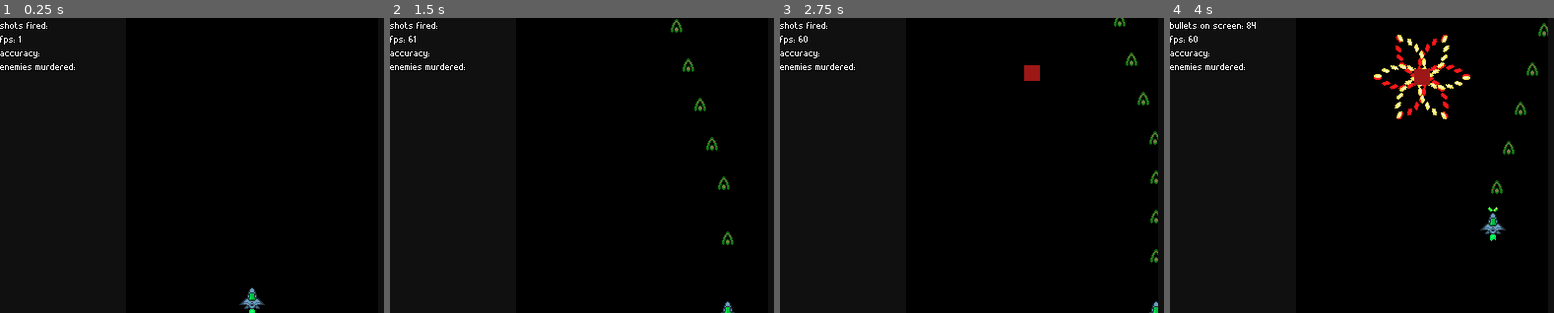
Above: before the commit, frames 1-4 (left to right).
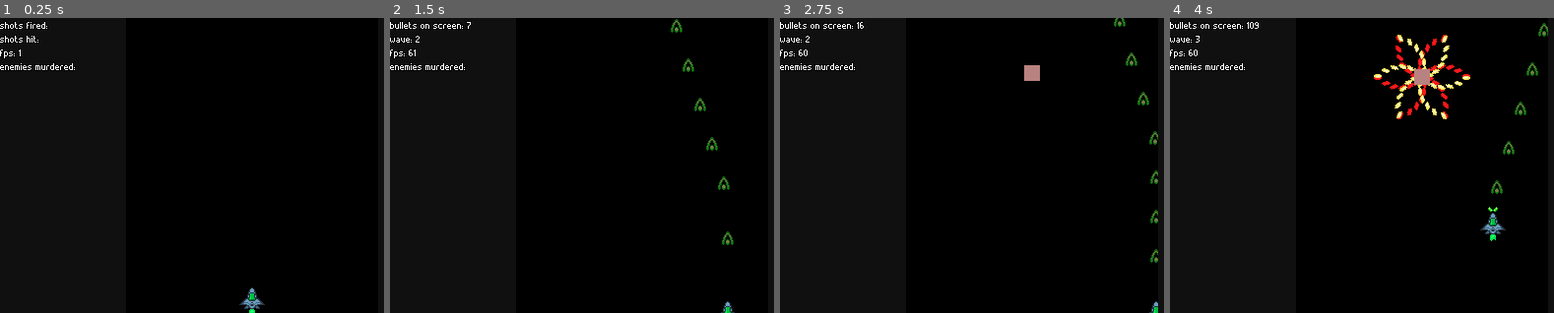
Above: after the commit, the same moments.

Repository: rockrick1/MAC0499-TCC
Game: Godot game, scene res://stages/test_stage.tscn
Two runs of this game, one before a commit and one after it. Both use one fixed random seed, a clock stepped at 60 frames per second and the inputs below.
Inputs (mouse positions are in pixels of both pictures, inside the frame that each line leads up to):
- Up to frame 1 (0.25 s): no input
- Up to frame 2 (1.5 s): tap Enter at 0.5 s; move the mouse to (754, 150) at 0.52 s; hold Right (ui_right) 0.53-1.28 s; hold Space (ui_select) 0.53-1.28 s; move the mouse to (539, 180) at 1.27 s; hold Down (ui_down) from 1.28 s (still down); tap Space (ui_select) at 1.35 s
- Up to frame 3 (2.75 s): tap Space (ui_select) at 1.52, 1.82 s; move the mouse to (1083, 100) at 2.02 s; release Down (ui_down) at 2.03 s; hold Right (ui_right) from 2.03 s (still down); hold Space (ui_select) from 2.03 s (still down)
- Up to frame 4 (4 s): move the mouse to (1396, 224) at 2.77 s; release Right (ui_right) at 2.78 s; release Space (ui_select) at 2.78 s; hold Up (ui_up) 2.78-3.53 s; tap Space (ui_select) at 2.85, 3.02, 3.32 s; move the mouse to (outside the picture) at 3.52 s; hold Left (ui_left) from 3.53 s (still down); hold Space (ui_select) from 3.53 s (still down)

The runs differ from the first frame. In frame 1, 0.2% of the frame differs, in the area x 0-11%, y 6-14%; in frame 2, 0.3%; in frame 3, 0.6%, in the area x 0-68%, y 1-22%; in frame 4, 0.4%.

Commit message:
adjust bullet count and add wave count

Diff:
--- a/shooter 2/characters/bullet_generator.gd
+++ b/shooter 2/characters/bullet_generator.gd
@@ -166,9 +166,6 @@
 				proj1_instance.set_life(bullet_life)
 				proj1_instance.get_node("Sprite").set_self_modulate(bullet_color)
 
-				stage.n_bullets += 1
-				stage.stats.update_stats(stage.n_bullets)
-
 				stage.add_child_below_node(character, proj1_instance)
 
 			start_angle += total_array_spread
--- a/shooter 2/characters/enemy.gd
+++ b/shooter 2/characters/enemy.gd
@@ -24,14 +24,12 @@
 func _ready():
 	stage = get_parent().get_parent()
 	character = stage.get_node("Character")
-	print(get_global_position())
+	$ColorRect.set_frame_color(Color(randf(), randf(), randf()))
 	start()
 
 
 func start():
-
 	set_generators(generator_scripts)
-
 	if $StartMove:
 		$StartMove.interpolate_property(self, "position",
 		get_position(),
--- a/shooter 2/db/stages/1.json
+++ b/shooter 2/db/stages/1.json
@@ -48,11 +48,6 @@
                     "pos_override" : "right",
                 },
 
-                {
-                    "name" : "test_enemy",
-                    "generators" : ["spinning6", "spinning-6"],
-                    "pos_override" : null,
-                },
             ],
         },
     ]
--- a/shooter 2/gui/stats_displayer.gd
+++ b/shooter 2/gui/stats_displayer.gd
@@ -1,8 +1,13 @@
 extends VBoxContainer
 
 
-func update_stats(n_bullets):
+func update_bullets(n_bullets):
 	$a.set_text("bullets on screen: "+str(n_bullets))
 
+
+func update_wave(wave):
+	$b.set_text("wave: "+str(wave))
+
+
 func _process(delta):
-	$b.set_text("fps: "+str(Engine.get_frames_per_second()))
+	$c.set_text("fps: "+str(Engine.get_frames_per_second()))
--- a/shooter 2/projectiles/base_projectile.gd
+++ b/shooter 2/projectiles/base_projectile.gd
@@ -8,6 +8,7 @@
 
 var direction
 var shooter
+var stage
 var generator
 var enemy
 var character
@@ -18,6 +19,8 @@
 	enemy = shooter.enemy
 	wr = weakref(shooter)
 	character = MainNodes.get_character()
+	stage = MainNodes.get_stage()
+	stage.add_bullet()
 	set_life()
 
 func set_direction(dir):
@@ -62,6 +65,5 @@
 
 
 func die():
-	if wr.get_ref() and generator != null:
-		MainNodes.get_stage().n_bullets -= 1
+	stage.remove_bullet()
 	queue_free()
--- a/shooter 2/stages/enemy_generator.gd
+++ b/shooter 2/stages/enemy_generator.gd
@@ -48,6 +48,8 @@
 	else:
 		cur_wave_n += 1
 
+	stage.stats.update_wave(cur_wave_n+1)
+
 	current_wave = waves[cur_wave_n]
 	$EnemySpawnTimer.wait_time = waves[cur_wave_n].enemy_spawn_delay
 	$EnemySpawnTimer.start()
--- a/shooter 2/stages/test_stage.gd
+++ b/shooter 2/stages/test_stage.gd
@@ -17,6 +17,16 @@
 	MainNodes.set_character($Character)
 
 
+func add_bullet():
+	n_bullets += 1
+	stats.update_bullets(n_bullets)
+
+
+func remove_bullet():
+	n_bullets -= 1
+	stats.update_bullets(n_bullets)
+
+
 # Called every frame. 'delta' is the elapsed time since the previous frame.
 func _process(delta):
 	if Input.is_action_just_pressed("ui_select"):
Not shown, changed: shooter 2/debug.log
